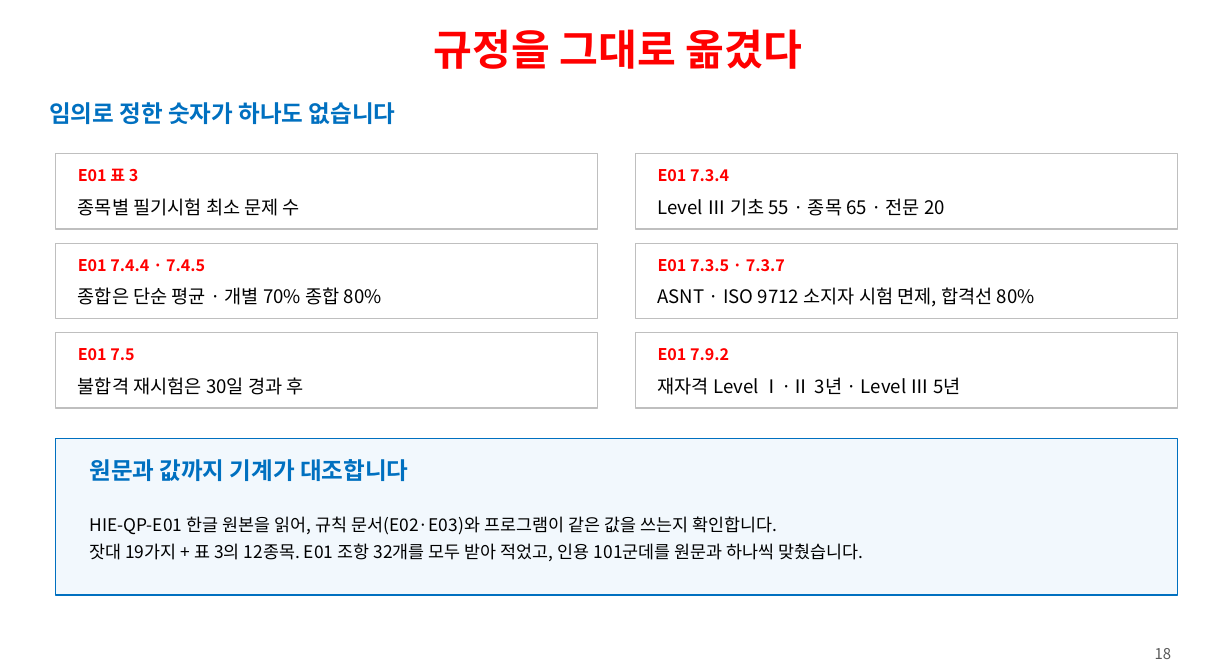
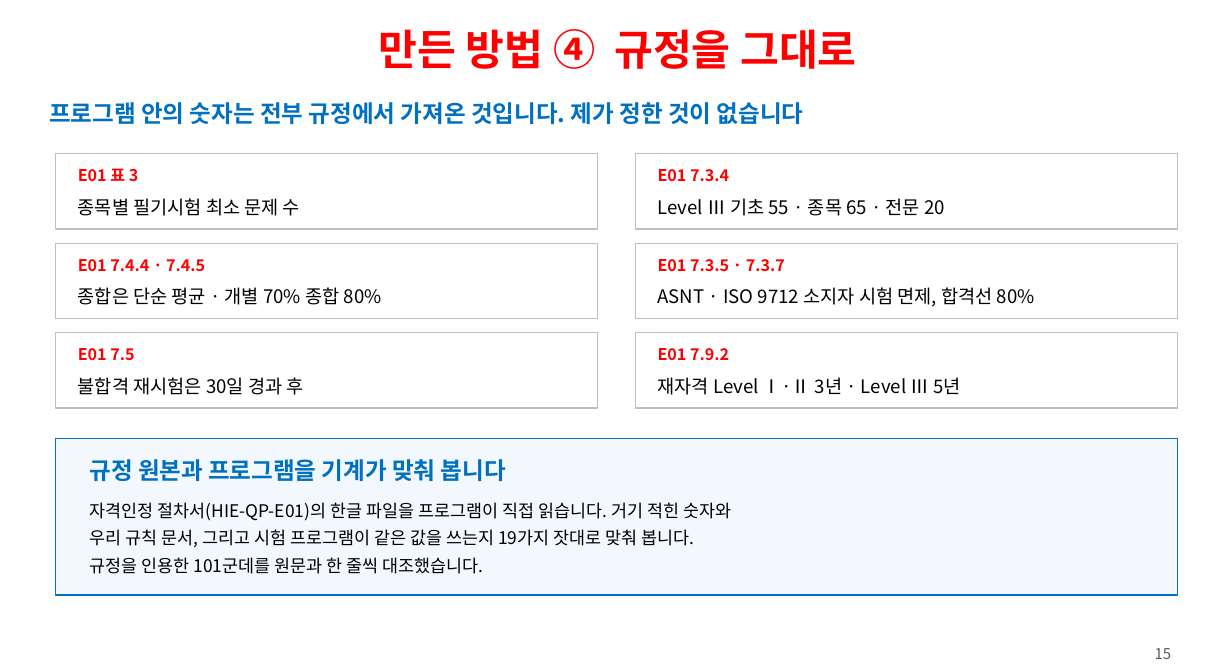
Before and after one commit to ys1277-sys/HIENDT-CBT, a slide deck: slide 15 of docs/발표자료-CBT-2026-08.pptx (slide 18 before the commit). Drawn at 1232x671 pixels with LibreOffice and Linux fonts; fonts in the diff are those of the drawing. Boxes give left, top, right and bottom in pixels: in the first picture for what was removed or moved away, otherwise in the second. Text is boxed around its words. In the diff, an @@ line names an element or a change of style, - is before the commit and + after.

```diff
--- a/docs/발표자료-CBT-2026-08.pptx
+++ b/docs/발표자료-CBT-2026-08.pptx
@@ text at <box>379,29,856,69</box>: text changed @@
-규정을 그대로 옮겼다
+만든 방법 ④ 규정을 그대로
@@ text at <box>49,102,804,124</box>: text changed @@
-임의로 정한 숫자가 하나도 없습니다
+프로그램 안의 숫자는 전부 규정에서 가져온 것입니다. 제가 정한 것이 없습니다
@@ text at <box>89,459,506,481</box>: text changed @@
-원문과 값까지 기계가 대조합니다
+규정 원본과 프로그램을 기계가 맞춰 봅니다
@@ text at <box>89,502,731,574</box>: text changed @@
-HIE-QP-E01 한글 원본을 읽어, 규칙 문서(E02·E03)와 프로그램이 같은 값을 쓰는지 확인합니다.
-잣대 19가지 + 표 3의 12종목. E01 조항 32개를 모두 받아 적었고, 인용 101군데를 원문과 하나씩 맞췄습니다.
+자격인정 절차서(HIE-QP-E01)의 한글 파일을 프로그램이 직접 읽습니다. 거기 적힌 숫자와
+우리 규칙 문서, 그리고 시험 프로그램이 같은 값을 쓰는지 19가지 잣대로 맞춰 봅니다.
+규정을 인용한 101군데를 원문과 한 줄씩 대조했습니다.
@@ text at <box>1155,648,1171,659</box>: text changed @@
-18
+15
```
Also in this commit, not shown: 18 other slides changed, 1 other file.
